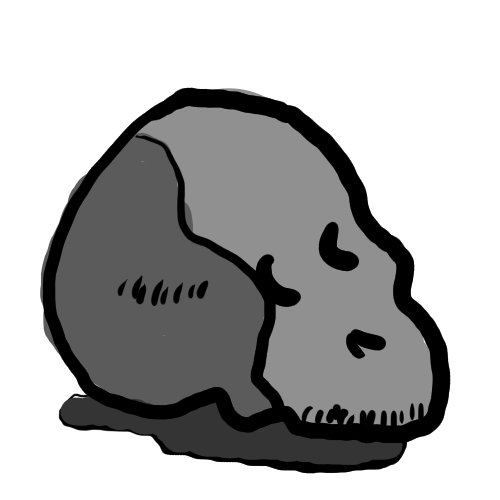
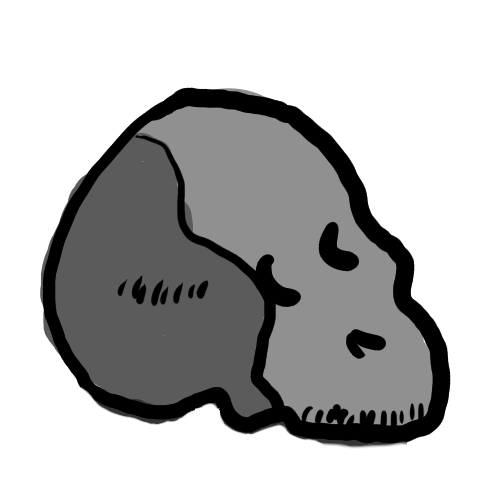
Layer changes from the first 500x500 image to the second:
removed layer "Warstwa 8" over [58, 386, 409, 444]
painted on "Warstwa 7" over [58, 386, 409, 474]
